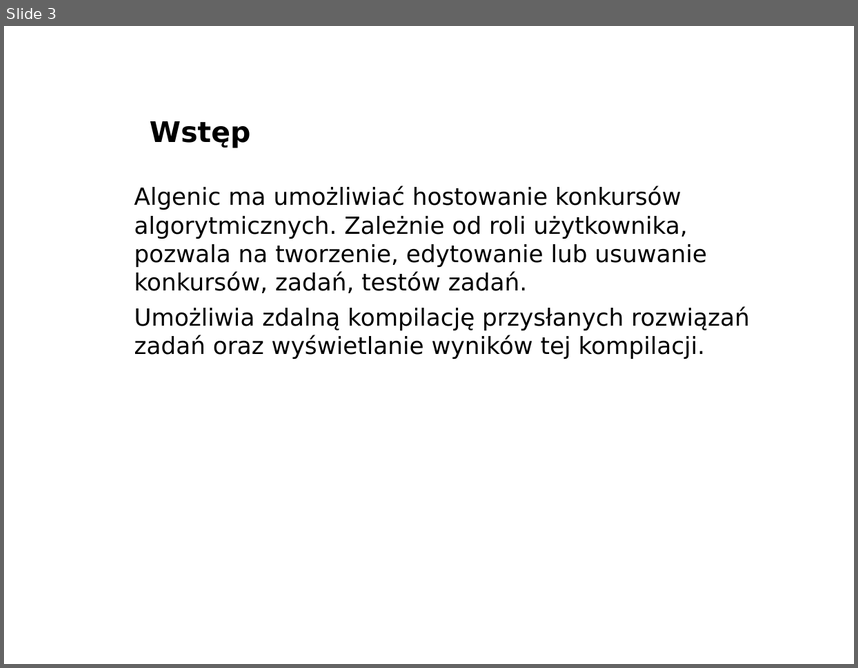
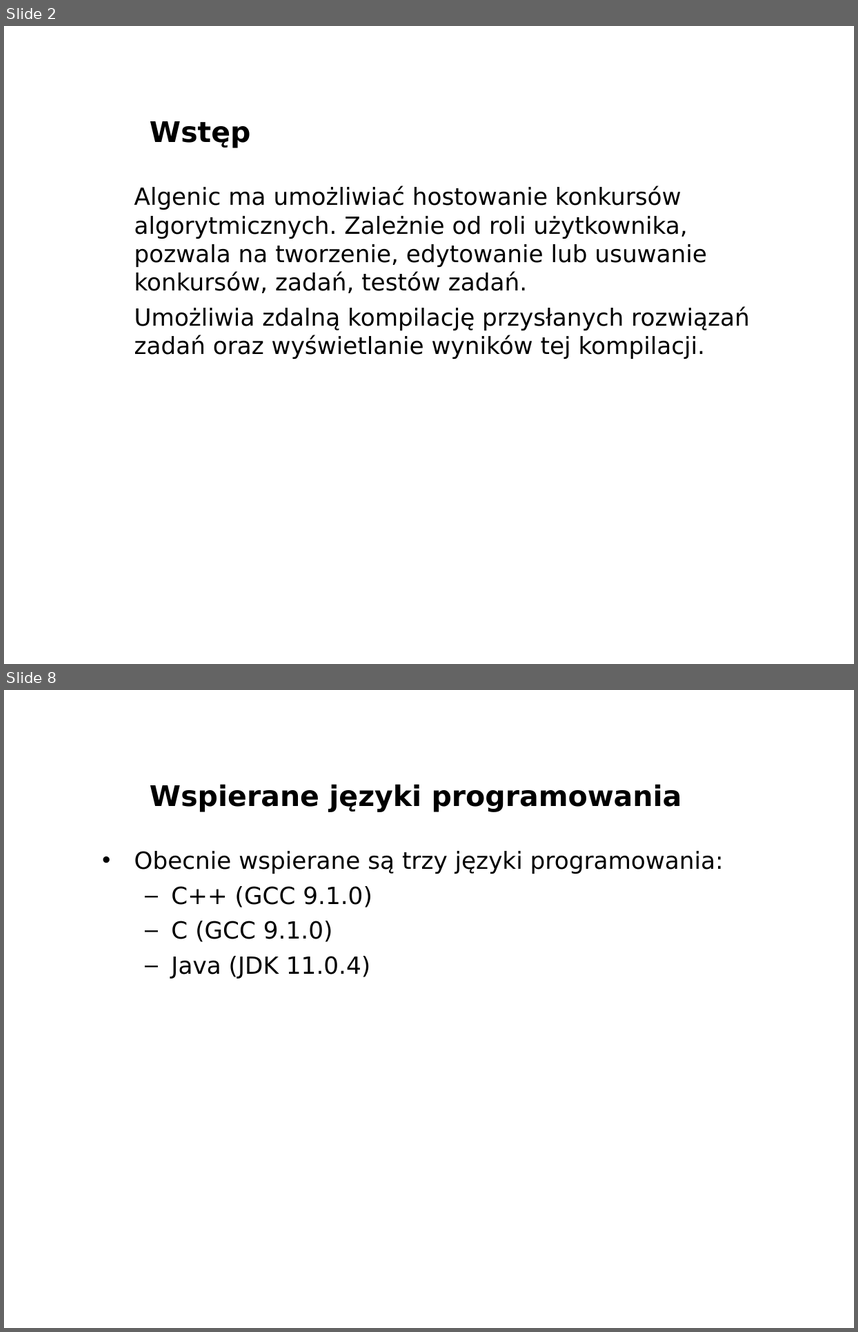
Before and after one commit to marax27/Algenic, a slide deck: docs/Presentation/AlgenicPresentation.odp. Shown one above the other, each under a label of ours: slide 3 before the commit, slides 2 and 8 after it; the slides between them are not shown. The pictures are 858x668 and 858x1332 pixels, drawn with LibreOffice and Linux fonts; fonts in the diff are those of the drawing; background and template pictures are left out. Boxes give left, top, right and bottom in pixels: in the first picture for what was removed or moved away, otherwise in the second. Text is boxed around its words. In the diff, an @@ line names an element or a change of style, - is before the commit and + after.

```diff
--- a/docs/Presentation/AlgenicPresentation.odp
+++ b/docs/Presentation/AlgenicPresentation.odp
@@ slide 8 added at bbox=[4, 690, 854, 1328], background picture (left out) @@
@@ title added at bbox=[150, 784, 682, 812], 24 pt, text #000000, bold @@
+Wspierane języki programowania
@@ text added at bbox=[134, 851, 724, 978], 20 pt, text #000000 @@
+• Obecnie wspierane są trzy języki programowania:
+  – C++ (GCC 9.1.0)
+  – C (GCC 9.1.0)
+  – Java (JDK 11.0.4)
@@ text added at bbox=[714, 1305, 854, 1328], 11 pt, text #FFFFFF, bold @@
+www.agh.edu.pl
@@ what was slide 3 is now slide 2 @@
```
Also in this commit, not shown: 9 other slides added, 4 slides removed, 3 other files.
